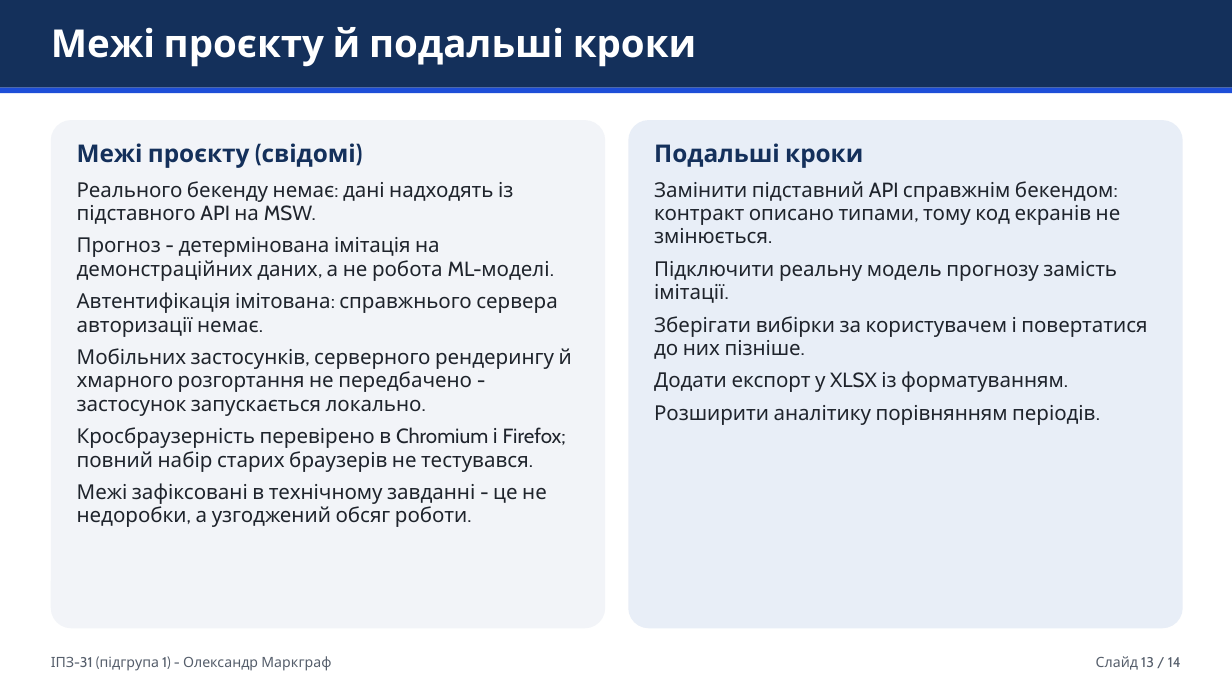
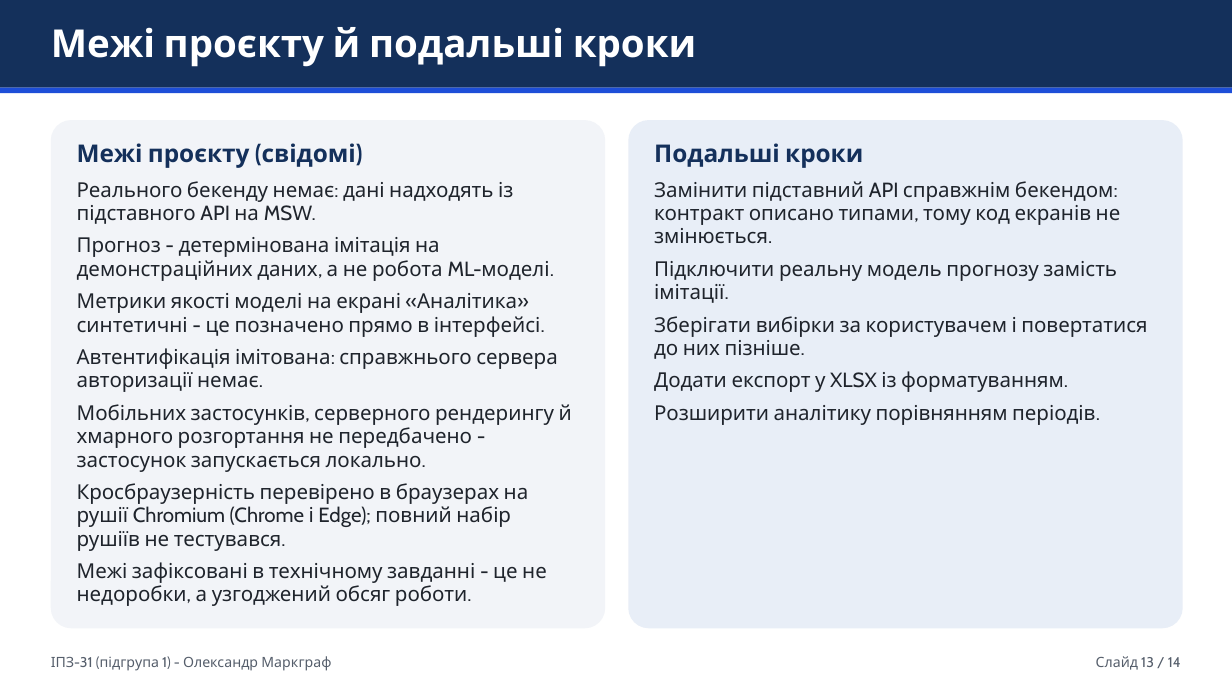
Before and after one commit to vvoompe/b2b-orders-frontend, a slide deck: slide 13 of report/STEM_презентація_ІПЗ-31_1.pptx. Drawn at 1232x693 pixels with LibreOffice and Linux fonts; fonts in the diff are those of the drawing. Boxes give left, top, right and bottom in pixels: in the first picture for what was removed or moved away, otherwise in the second. Text is boxed around its words. In the diff, an @@ line names an element or a change of style, - is before the commit and + after.

```diff
--- a/report/STEM_презентація_ІПЗ-31_1.pptx
+++ b/report/STEM_презентація_ІПЗ-31_1.pptx
@@ text at <box>77,293,541,337</box>: paragraph added @@
+Метрики якості моделі на екрані «Аналітика» синтетичні - це позначено прямо в інтерфейсі.
@@ text at <box>77,483,529,551</box>: text changed @@
-Кросбраузерність перевірено в Chromium і Firefox; повний набір старих браузерів не тестувався.
+Кросбраузерність перевірено в браузерах на рушії Chromium (Chrome і Edge); повний набір рушіїв не тестувався.
```
Also in this commit, not shown: 3 other slides changed, 27 other files.
